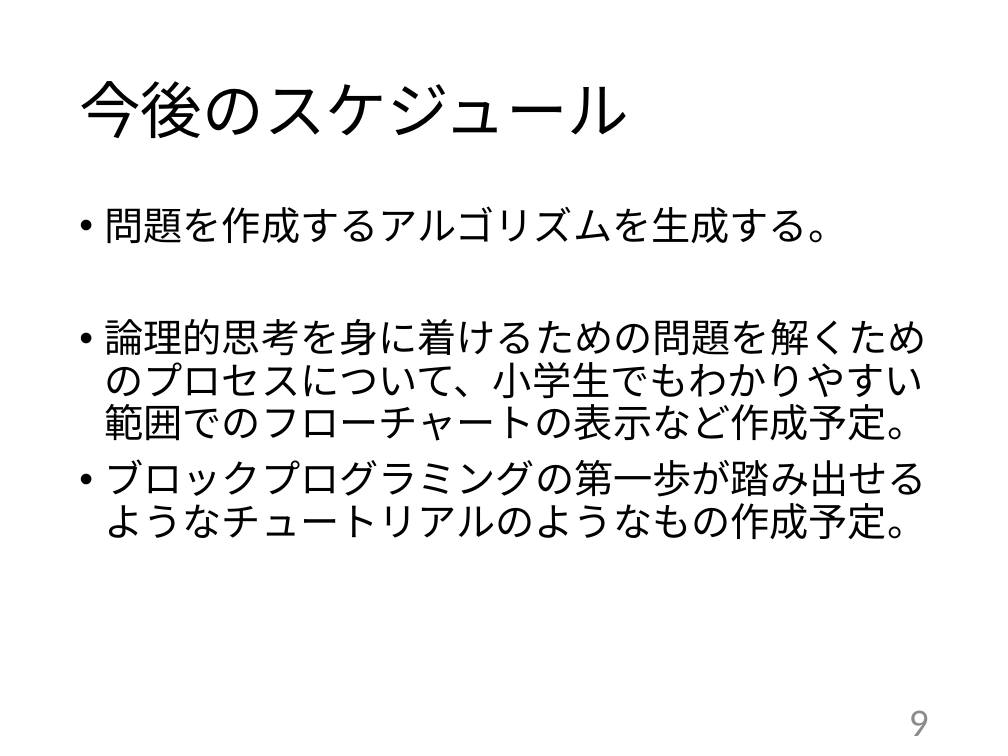
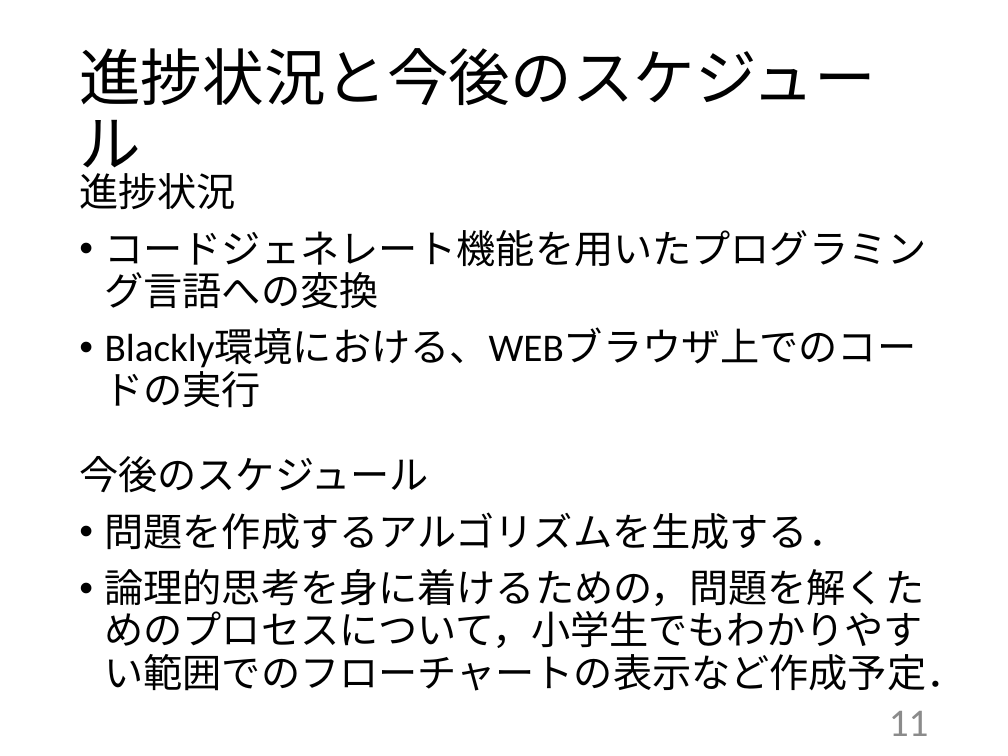
Before and after one commit to kait-takanolab/1821121-shimaoka-thesis, a slide deck: slide 11 of 1821121_shimaoka_tyuukan.pptx (slide 9 before the commit). Drawn at 1008x756 pixels with LibreOffice and Linux fonts; fonts in the diff are those of the drawing. Boxes give left, top, right and bottom in pixels: in the first picture for what was removed or moved away, otherwise in the second. Text is boxed around its words. In the diff, an @@ line names an element or a change of style, - is before the commit and + after.

```diff
--- a/1821121_shimaoka_tyuukan.pptx
+++ b/1821121_shimaoka_tyuukan.pptx
@@ title at <box>79,48,875,182</box>: text changed @@
-今後のスケジュール
+進捗状況と今後のスケジュール
@@ text added at <box>79,166,927,372</box>, 28 pt, text #000000 @@
+進捗状況
+• コードジェネレート機能を用いたプログラミング言語への変換
+• Blackly環境における、WEBブラウザ上でのコードの実行
@@ text at <box>79,456,966,691</box>: text changed @@
-• 問題を作成するアルゴリズムを生成する。
-• 論理的思考を身に着けるための問題を解くためのプロセスについて、小学生でもわかりやすい範囲でのフローチャートの表示など作成予定。
-• ブロックプログラミングの第一歩が踏み出せるようなチュートリアルのようなもの作成予定。
+今後のスケジュール
+• 問題を作成するアルゴリズムを生成する．
+• 論理的思考を身に着けるための，問題を解くためのプロセスについて，小学生でもわかりやすい範囲でのフローチャートの表示など作成予定．
@@ page number at <box>889,711,929,736</box>: text changed @@
-9
+11
```
Also in this commit, not shown: 6 other slides changed, 2 slides added, 1 slide removed.
